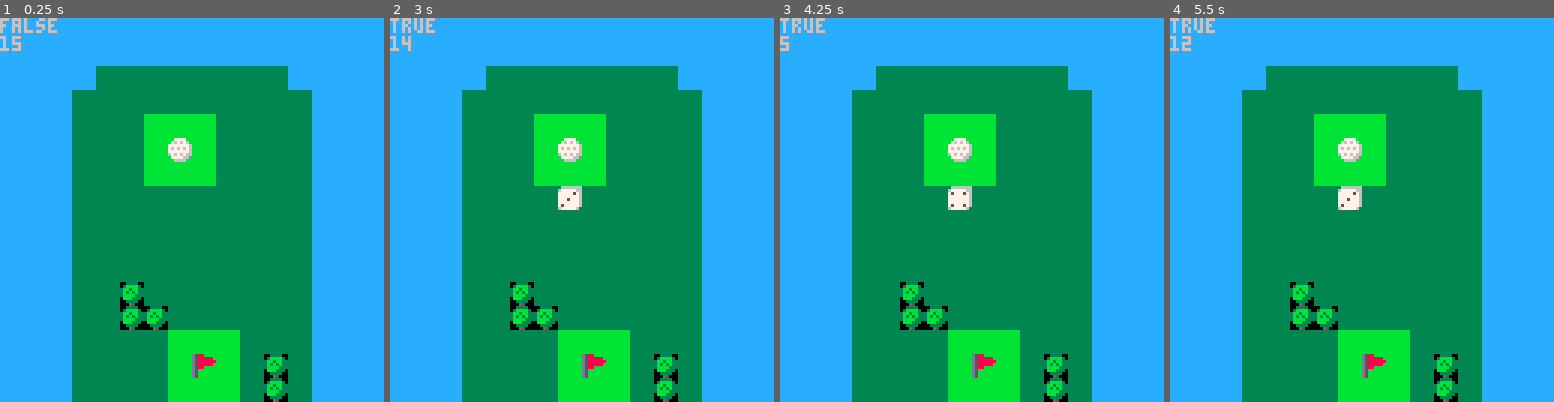
Above: before the commit, frames 1-4 (left to right).
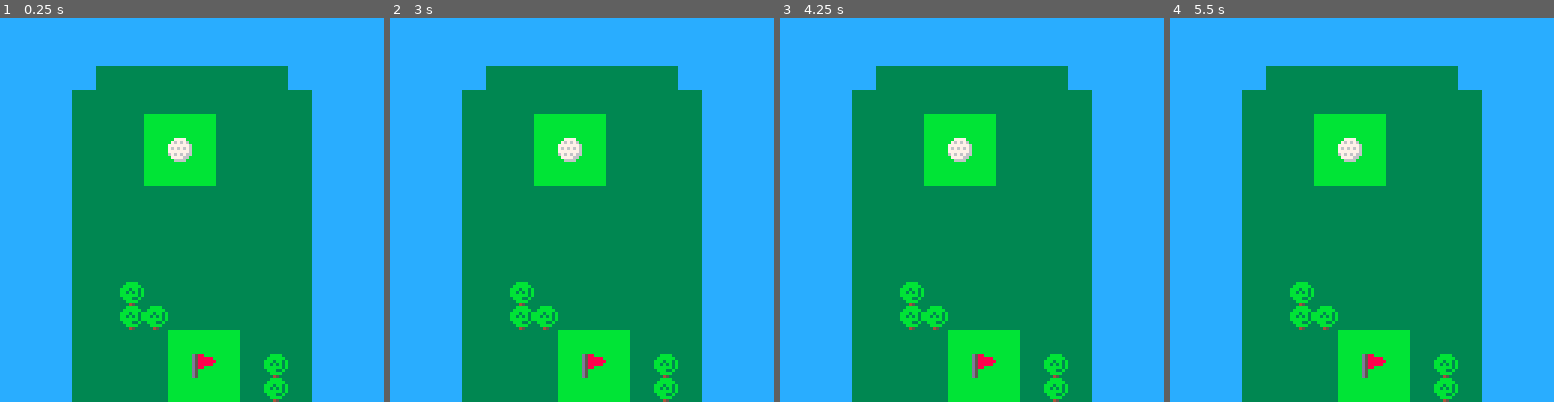
Above: after the commit, the same moments.

Repository: balomus/dicegolf
Game: PICO-8 cartridge dicegolf.p8
Two runs of this game, one before a commit and one after it. Both use one fixed random seed, a clock stepped at 60 frames per second and the inputs below.
Inputs:
- Up to frame 1 (0.25 s): no input
- Up to frame 2 (3 s): tap X (X key) at 0.33, 1.07, 1.85, 2.97 s
- Up to frame 3 (4.25 s): tap X (X key) at 4.08 s
- Up to frame 4 (5.5 s): tap X (X key) at 5.2 s

The runs differ from the first frame. In frame 1, 1.5% of the frame differs, in the area x 0-75%, y 0-100%; in frame 2, 1.8%; in frame 3, 1.8%; in frame 4, 1.8%.

Commit message:
added logic to replace map tiles based on sprite on init

Diff:
--- a/dice_update.lua
+++ b/dice_update.lua
@@ -1,5 +1,5 @@
 function dice_update()
-    if (btnp(❎) and dice.rolling == false) then
+    if (btnp(❎) and dice.rolling == false and ball.move <= 0) then
         dice.rolling=true
     end
 
@@ -18,6 +18,7 @@
     if dice.counter <= 0 then
         dice.rolling = false
         dice.counter = 15
+        ball.move = dice.sp - 15
     end
 
 end
--- a/dicegolf.p8
+++ b/dicegolf.p8
@@ -8,6 +8,7 @@
 #include ball_animate.lua
 #include dice_update.lua
 #include dice_animate.lua
+#include tree.lua
 __gfx__
 00000000007777000000000000000000000000000000000000000000000000000000000000000000000000000000000000000000000000000000000000000000
 00000000076767600077760000000000000000000000000000000000000000000000000000000000000000000000000000000000000000000000000000000000
@@ -25,14 +26,14 @@
 77777776777777767777777677777776777777767777777600000000000000000000000000000000000000000000000000000000000000000000000000000000
 77777776757777767577777675777576757775767577757600000000000000000000000000000000000000000000000000000000000000000000000000000000
 67777760677777606777776067777760677777606777776000000000000000000000000000000000000000000000000000000000000000000000000000000000
-d588bbbb000000000000000000000000000000000000000000000000000000000000000000000000000000000000000000000000000000000000000000000000
-d588888b000000000000000000000000000000000000000000000000000000000000000000000000000000000000000000000000000000000000000000000000
-d5888888000000000000000000000000000000000000000000000000000000000000000000000000000000000000000000000000000000000000000000000000
-d588888b000000000000000000000000000000000000000000000000000000000000000000000000000000000000000000000000000000000000000000000000
-d588bbbb000000000000000000000000000000000000000000000000000000000000000000000000000000000000000000000000000000000000000000000000
-d5bbbbbb000000000000000000000000000000000000000000000000000000000000000000000000000000000000000000000000000000000000000000000000
-d5bbbbbb000000000000000000000000000000000000000000000000000000000000000000000000000000000000000000000000000000000000000000000000
-d5bbbbbb000000000000000000000000000000000000000000000000000000000000000000000000000000000000000000000000000000000000000000000000
+d5880000007777000000000000000000000000000000000000000000000000000000000000000000000000000000000000000000000000000000000000000000
+d5888880070000700000000000000000000000000000000000000000000000000000000000000000000000000000000000000000000000000000000000000000
+d5888888700000070000000000000000000000000000000000000000000000000000000000000000000000000000000000000000000000000000000000000000
+d5888880700000070000000000000000000000000000000000000000000000000000000000000000000000000000000000000000000000000000000000000000
+d5880000700000070000000000000000000000000000000000000000000000000000000000000000000000000000000000000000000000000000000000000000
+d5000000700000070000000000000000000000000000000000000000000000000000000000000000000000000000000000000000000000000000000000000000
+d5000000070000700000000000000000000000000000000000000000000000000000000000000000000000000000000000000000000000000000000000000000
+d5000000007777000000000000000000000000000000000000000000000000000000000000000000000000000000000000000000000000000000000000000000
 00000000000000000000000000000000000000000000000000000000000000000000000000000000000000000000000000000000000000000000000000000000
 00000000000000000000000000000000000000000000000000000000000000000000000000000000000000000000000000000000000000000000000000000000
 00000000000000000000000000000000000000000000000000000000000000000000000000000000000000000000000000000000000000000000000000000000
@@ -41,13 +42,13 @@
 00000000000000000000000000000000000000000000000000000000000000000000000000000000000000000000000000000000000000000000000000000000
 00000000000000000000000000000000000000000000000000000000000000000000000000000000000000000000000000000000000000000000000000000000
 00000000000000000000000000000000000000000000000000000000000000000000000000000000000000000000000000000000000000000000000000000000
-bbbbbbbb33333333cccccccc00333300000000000000000000000000000000000000000000000000000000000000000000000000000000000000000000000000
-bbbbbbbb33333333cccccccc03bbbb30000000000000000000000000000000000000000000000000000000000000000000000000000000000000000000000000
-bbbbbbbb33333333cccccccc3bb3bb33000000000000000000000000000000000000000000000000000000000000000000000000000000000000000000000000
-bbbbbbbb33333333cccccccc3b3b3b33000000000000000000000000000000000000000000000000000000000000000000000000000000000000000000000000
-bbbbbbbb33333333cccccccc3bbbb333000000000000000000000000000000000000000000000000000000000000000000000000000000000000000000000000
-bbbbbbbb33333333cccccccc0bbb3330000000000000000000000000000000000000000000000000000000000000000000000000000000000000000000000000
-bbbbbbbb33333333cccccccc00333300000000000000000000000000000000000000000000000000000000000000000000000000000000000000000000000000
+bbbbbbbb33333333cccccccc00bbbb00000000000000000000000000000000000000000000000000000000000000000000000000000000000000000000000000
+bbbbbbbb33333333cccccccc0bbbbbb0000000000000000000000000000000000000000000000000000000000000000000000000000000000000000000000000
+bbbbbbbb33333333ccccccccbbb3bb3b000000000000000000000000000000000000000000000000000000000000000000000000000000000000000000000000
+bbbbbbbb33333333ccccccccbb3b3b3b000000000000000000000000000000000000000000000000000000000000000000000000000000000000000000000000
+bbbbbbbb33333333ccccccccbbbbbb3b000000000000000000000000000000000000000000000000000000000000000000000000000000000000000000000000
+bbbbbbbb33333333cccccccc0bbb33b0000000000000000000000000000000000000000000000000000000000000000000000000000000000000000000000000
+bbbbbbbb33333333cccccccc00bbbb00000000000000000000000000000000000000000000000000000000000000000000000000000000000000000000000000
 bbbbbbbb33333333cccccccc00045000000000000000000000000000000000000000000000000000000000000000000000000000000000000000000000000000
 __map__
 4242424242424242424242424242424200000000000000000000000000000000000000000000000000000000000000000000000000000000000000000000000000000000000000000000000000000000000000000000000000000000000000000000000000000000000000000000000000000000000000000000000000000000
@@ -55,7 +56,7 @@
 4242424241414141414141414242424200000000000000000000000000000000000000000000000000000000000000000000000000000000000000000000000000000000000000000000000000000000000000000000000000000000000000000000000000000000000000000000000000000000000000000000000000000000
 4242424141414141414141414142424200000000000000000000000000000000000000000000000000000000000000000000000000000000000000000000000000000000000000000000000000000000000000000000000000000000000000000000000000000000000000000000000000000000000000000000000000000000
 4242424141414040404141414142424200000000000000000000000000000000000000000000000000000000000000000000000000000000000000000000000000000000000000000000000000000000000000000000000000000000000000000000000000000000000000000000000000000000000000000000000000000000
-4242424141414040404141414142424200000000000000000000000000000000000000000000000000000000000000000000000000000000000000000000000000000000000000000000000000000000000000000000000000000000000000000000000000000000000000000000000000000000000000000000000000000000
+4242424141414001404141414142424200000000000000000000000000000000000000000000000000000000000000000000000000000000000000000000000000000000000000000000000000000000000000000000000000000000000000000000000000000000000000000000000000000000000000000000000000000000
 4242424141414040404141414142424200000000000000000000000000000000000000000000000000000000000000000000000000000000000000000000000000000000000000000000000000000000000000000000000000000000000000000000000000000000000000000000000000000000000000000000000000000000
 4242424141414141414141414142424200000000000000000000000000000000000000000000000000000000000000000000000000000000000000000000000000000000000000000000000000000000000000000000000000000000000000000000000000000000000000000000000000000000000000000000000000000000
 4242424141414141414141414142424200000000000000000000000000000000000000000000000000000000000000000000000000000000000000000000000000000000000000000000000000000000000000000000000000000000000000000000000000000000000000000000000000000000000000000000000000000000
--- a/draw.lua
+++ b/draw.lua
@@ -3,12 +3,22 @@
     map(0,0)
     -- if (btnp(❎)) print("hello")
     spr(ball.sp, ball.x, ball.y, 1, 1)
+    spr(flag.sp, flag.x, flag.y, 1, 1)
+
+    for o in all(objs) do o:draw() end
 
     if dice.rolling then
         spr(dice.sp, dice.x, dice.y, 1, 1)
     end
 
-    print(dice.rolling)
-    -- print(time())
-    print(dice.counter)
+    --dice rolling debugs
+    -- print(dice.rolling)
+    -- print(dice.counter)
+    -- print(dice.sp-15)
+    -- print(ball.move)
+    -------------------
+
+    if (ball.move > 0) then
+
+    end
 end
--- a/init.lua
+++ b/init.lua
@@ -1,12 +1,20 @@
+objs={}
+
+function objdraw(o)
+    spr(o.spr, o.x, o.y)
+end
+
 function _init()
+
     ball = {
         sp=1,
-        x=7*8,
-        y=5*8,
+        x,
+        y,
         w=8,
         h=8,
         speed=0.5,
-        anim=0
+        anim=0,
+        move=0
     }
 
     dice = {
@@ -19,4 +27,37 @@
         rolling=false,
         counter=15
     }
+
+    flag = {
+        sp=32,
+        x,
+        y,
+        w=8,
+        h=8
+    }
+
+    --loop through the map
+    --and replace specific objects
+    --with the approrpiate sprites
+    for x=0,15 do
+        for y=0,15 do
+            --ball
+            if mget(x,y)==1 then
+                ball.x=x*8
+                ball.y=y*8
+                mset(x,y,64)
+            end
+            --flag
+            if mget(x,y)==32 then
+                flag.x=x*8
+                flag.y=y*8
+                mset(x,y,64)
+            end
+            --trees
+            if mget(x,y)==67 then
+                newtree(x*8,y*8)
+                mset(x,y,65)
+            end
+        end
+    end
 end
--- /dev/null
+++ b/tree.lua
@@ -0,0 +1,9 @@
+function newtree(x,y)
+    local t = {
+        x=x, y=y,
+        spr=67,
+        draw=objdraw
+    }
+    add(objs, t)
+    return t
+end
